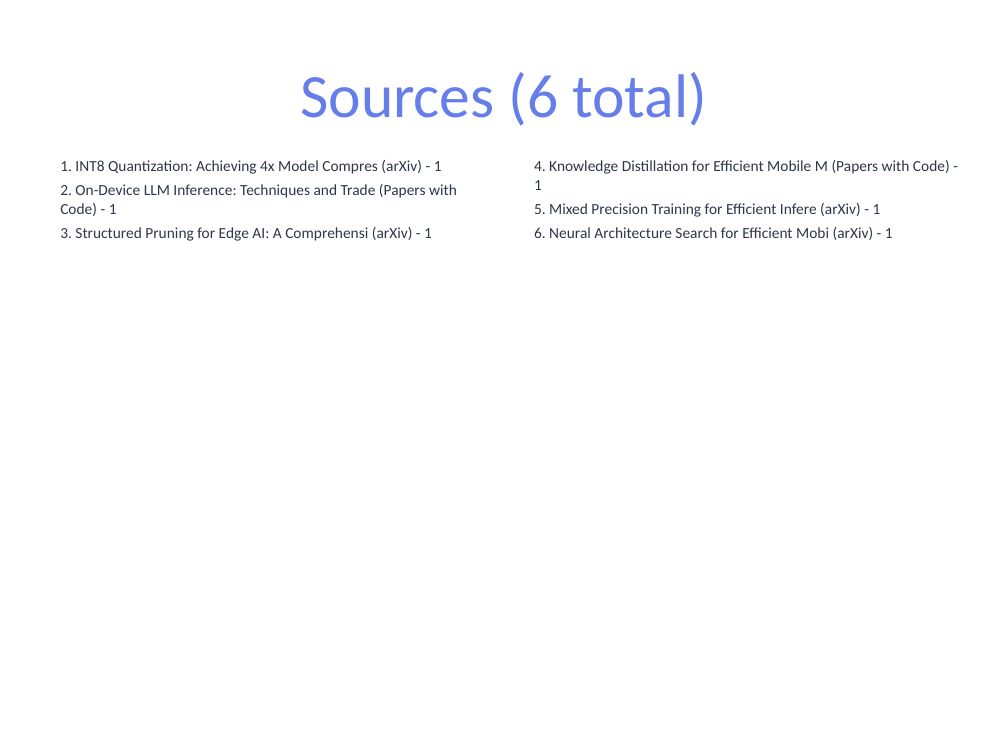
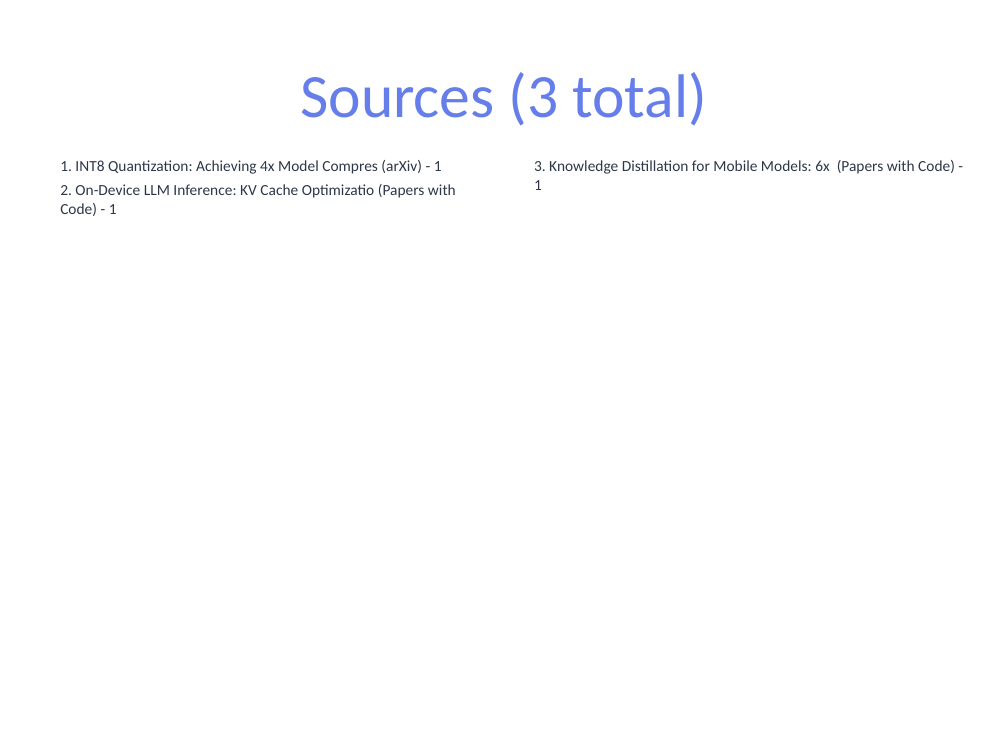
Before and after one commit to pbtsvinaysukhesh/dea-genai-agent, a slide deck: slide 8 of results/reports/report.pptx (slide 11 before the commit). Drawn at 1008x756 pixels with LibreOffice and Linux fonts; fonts in the diff are those of the drawing. Boxes give left, top, right and bottom in pixels: in the first picture for what was removed or moved away, otherwise in the second. Text is boxed around its words. In the diff, an @@ line names an element or a change of style, - is before the commit and + after.

```diff
--- a/results/reports/report.pptx
+++ b/results/reports/report.pptx
@@ title at (300, 72, 707, 126): text changed @@
-Sources (6 total)
+Sources (3 total)
@@ text at (534, 160, 955, 190): text changed @@
-4. Knowledge Distillation for Efficient Mobile M (Papers with Code) - 1
-5. Mixed Precision Training for Efficient Infere (arXiv) - 1
-6. Neural Architecture Search for Efficient Mobi (arXiv) - 1
+3. Knowledge Distillation for Mobile Models: 6x (Papers with Code) - 1
@@ text at (60, 184, 456, 216): text changed @@
-2. On-Device LLM Inference: Techniques and Trade (Papers with Code) - 1
-3. Structured Pruning for Edge AI: A Comprehensi (arXiv) - 1
+2. On-Device LLM Inference: KV Cache Optimizatio (Papers with Code) - 1
```
Also in this commit, not shown: 7 other slides changed, 3 slides removed, 6 other files.
